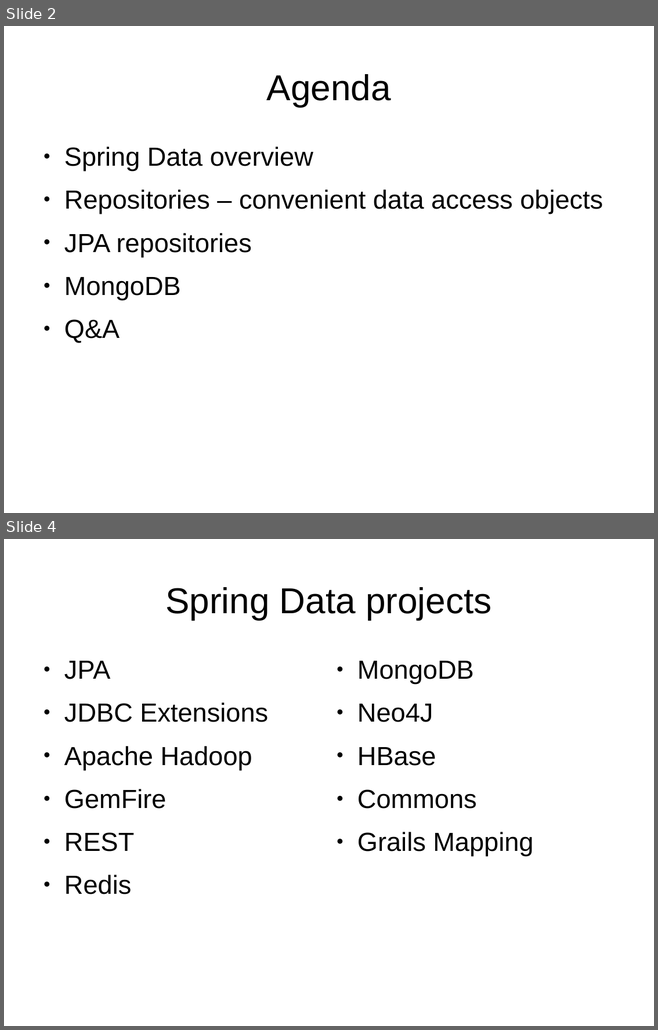
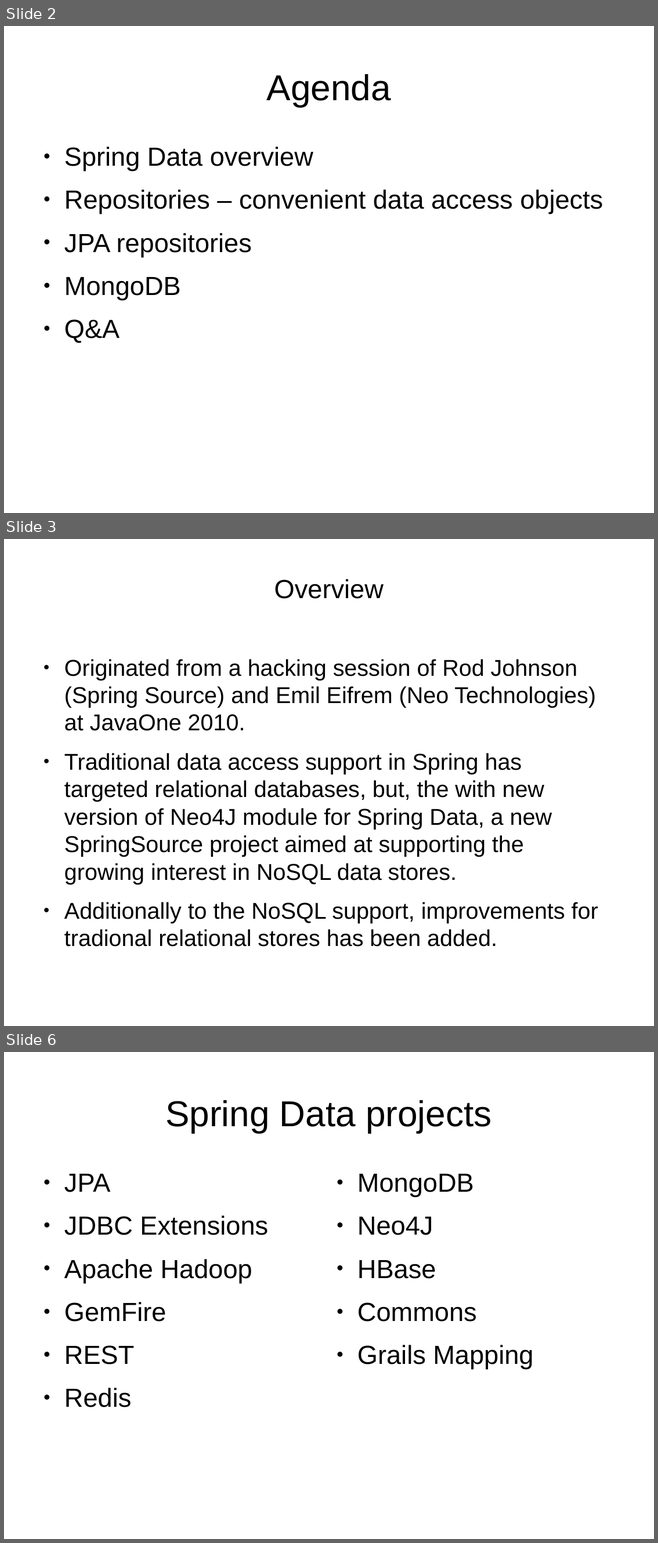
Before and after one commit to martinicr/spring-data-tech-talk, a slide deck: spring-data-mongodb.odp. Shown one above the other, each under a label of ours: slides 2 and 4 before the commit, slides 2, 3 and 6 after it; the slides between them are not shown. The pictures are 658x1030 and 658x1543 pixels, drawn with LibreOffice and Linux fonts; fonts in the diff are those of the drawing. Boxes give left, top, right and bottom in pixels: in the first picture for what was removed or moved away, otherwise in the second. Text is boxed around its words. In the diff, an @@ line names an element or a change of style, - is before the commit and + after.

Commit message:
Adding Spring Data Overview/features

```diff
--- a/spring-data-mongodb.odp
+++ b/spring-data-mongodb.odp
@@ slide 3 added at <box>4,539,654,1026</box>, background #FFFFFF @@
@@ title added at <box>274,579,383,599</box>, 32 pt, text #000000 @@
+Overview
@@ text added at <box>64,659,598,947</box>, 28 pt, text #000000 @@
+● Originated from a hacking session of Rod Johnson (Spring Source) and Emil Eifrem (Neo Technologies) at JavaOne 2010.
+● Traditional data access support in Spring has targeted relational databases, but, the with new version of Neo4J module for Spring Data, a new SpringSource project aimed at supporting the growing interest in NoSQL data stores.
+● Additionally to the NoSQL support, improvements for tradional relational stores has been added.
@@ what was slide 4 is now slide 6 @@
```
Also in this commit, not shown: 1 slide changed, 2 other slides added, 2 slides removed, 1 other file.
